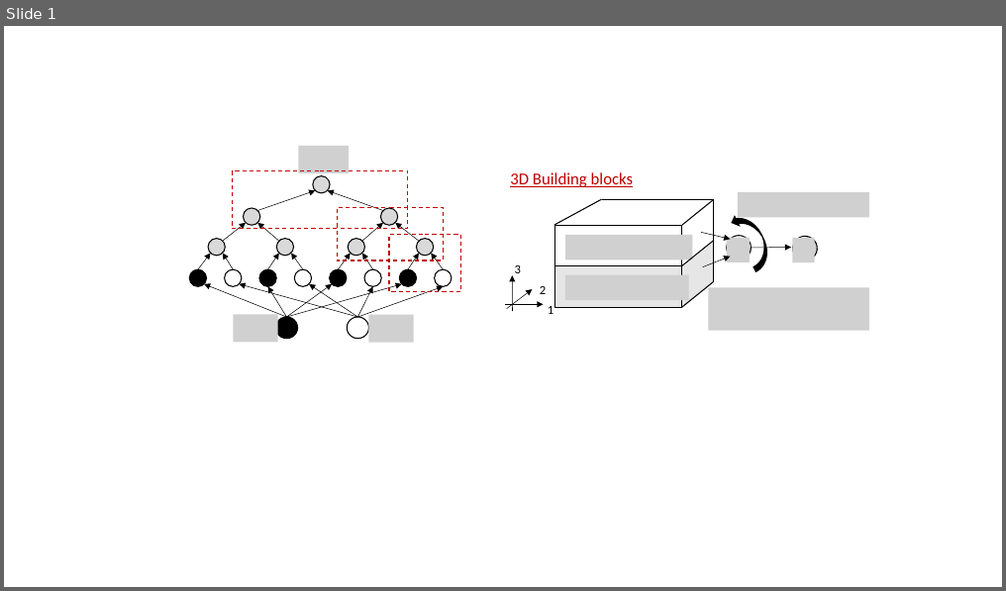
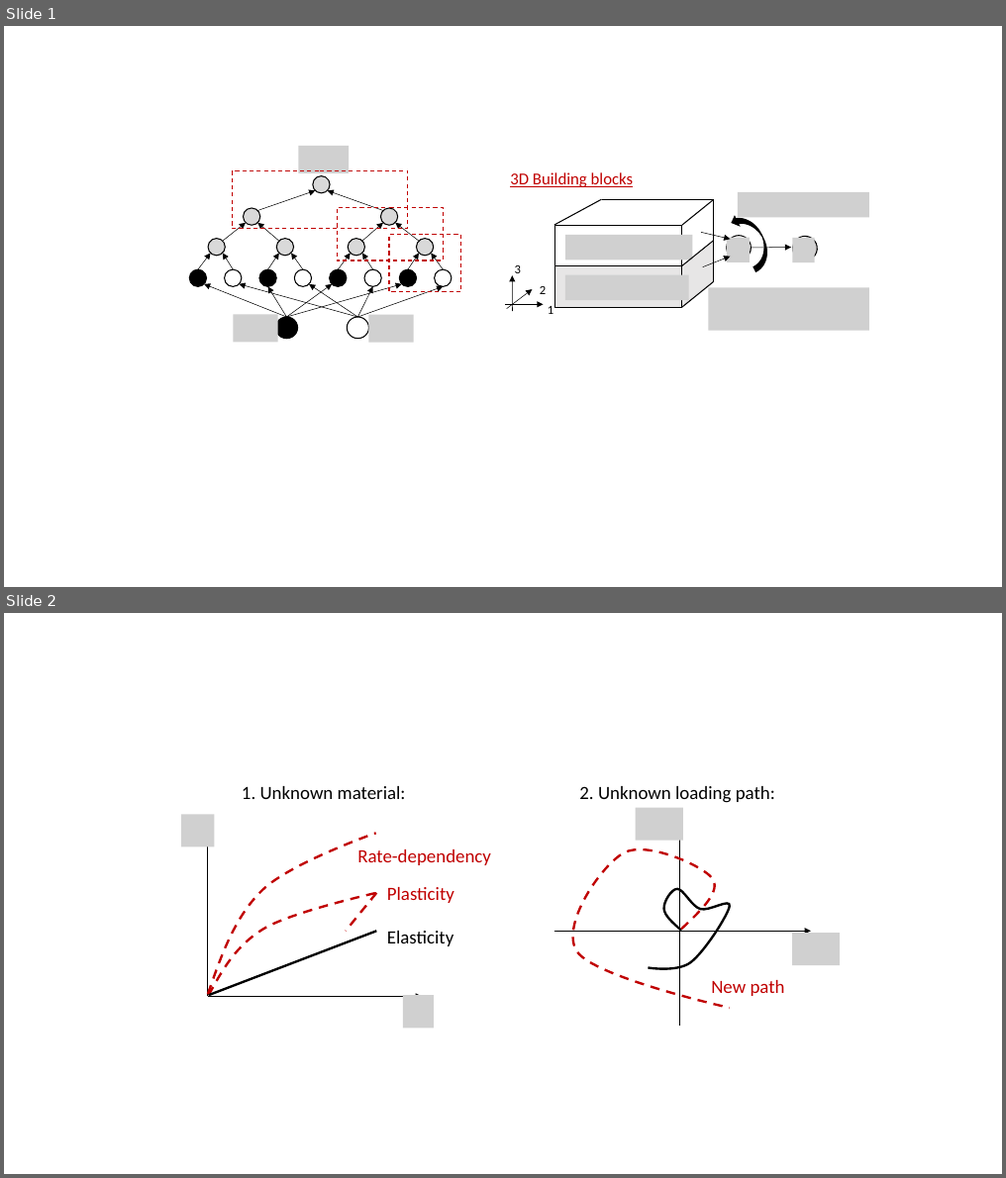
Before and after one commit to zle105/academic-kickstart, a slide deck: content/project/0-dmn/Figures.pptx. Shown one above the other, each under a label of ours: slide 1 before the commit, slides 1 and 2 after it. The pictures are 1006x591 and 1006x1178 pixels, drawn with LibreOffice and Linux fonts; fonts in the diff are those of the drawing; grey boxes stand for pictures. Boxes give left, top, right and bottom in pixels: in the first picture for what was removed or moved away, otherwise in the second. Text is boxed around its words. In the diff, an @@ line names an element or a change of style, - is before the commit and + after.

```diff
--- a/content/project/0-dmn/Figures.pptx
+++ b/content/project/0-dmn/Figures.pptx
@@ slide 2 added at (x1=4, y1=613, x2=1002, y2=1174), background #FFFFFF @@
@@ text added at (x1=242, y1=786, x2=406, y2=799), 18 pt, text #000000 @@
+1. Unknown material:
@@ text added at (x1=579, y1=786, x2=775, y2=803), 18 pt, text #000000 @@
+2. Unknown loading path:
@@ picture added at (x1=635, y1=808, x2=683, y2=841) @@
@@ group added at (x1=181, y1=814, x2=491, y2=1029): 3 texts, 2 arrows, 2 pictures, 2 freeform shapes, 1 line @@
+Elasticity
+Plasticity
+Rate-dependency
@@ freeform shape added at (x1=573, y1=850, x2=730, y2=1008), outline #C00000 2.25 pt dashed @@
@@ arrow added from (680, 1026) to (680, 830), #000000 1 pt @@
@@ line added from (377, 893) to (346, 931), #C00000 2.25 pt dashed @@
@@ freeform shape added at (x1=648, y1=889, x2=730, y2=969), outline #000000 2.25 pt @@
@@ arrow added from (554, 931) to (811, 931), #000000 1 pt @@
@@ picture added at (x1=792, y1=934, x2=840, y2=966) @@
@@ text added at (x1=711, y1=980, x2=785, y2=996), 18 pt, text #C00000 @@
+New path
```
Also in this commit, not shown: 2 other files.
